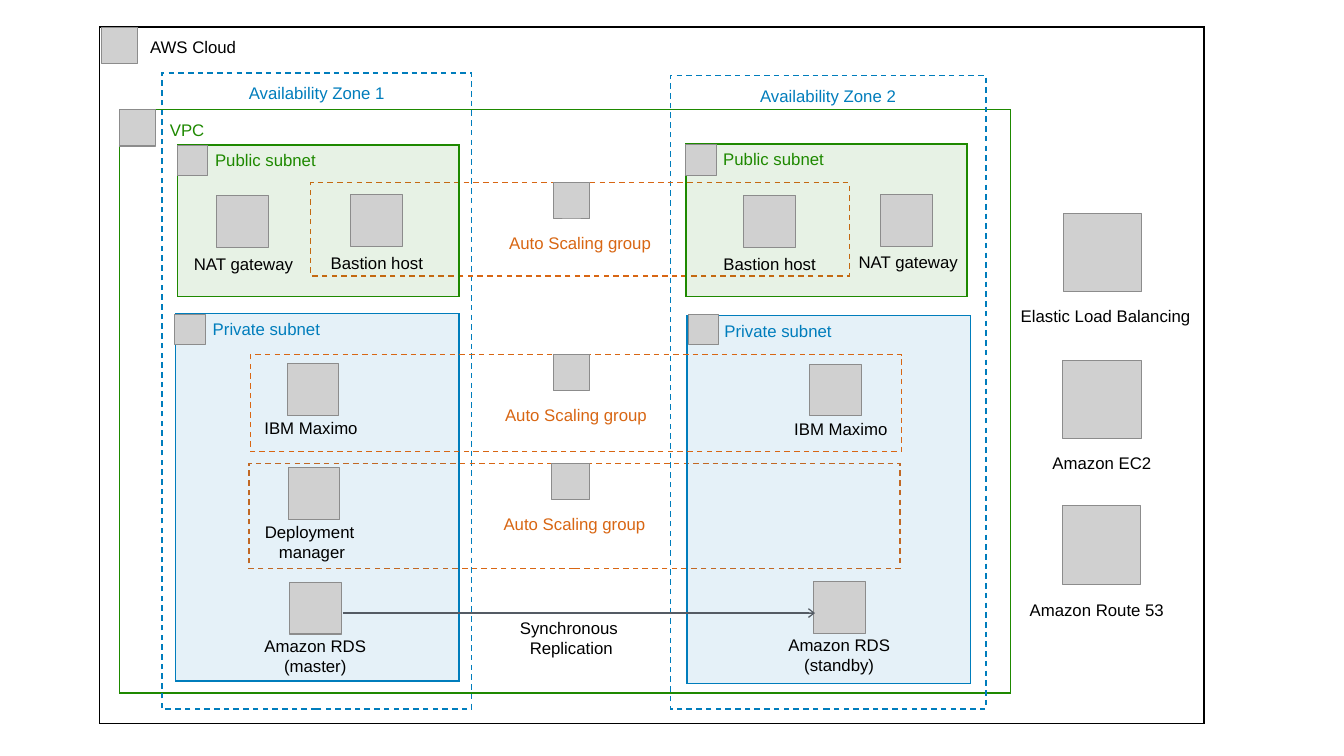
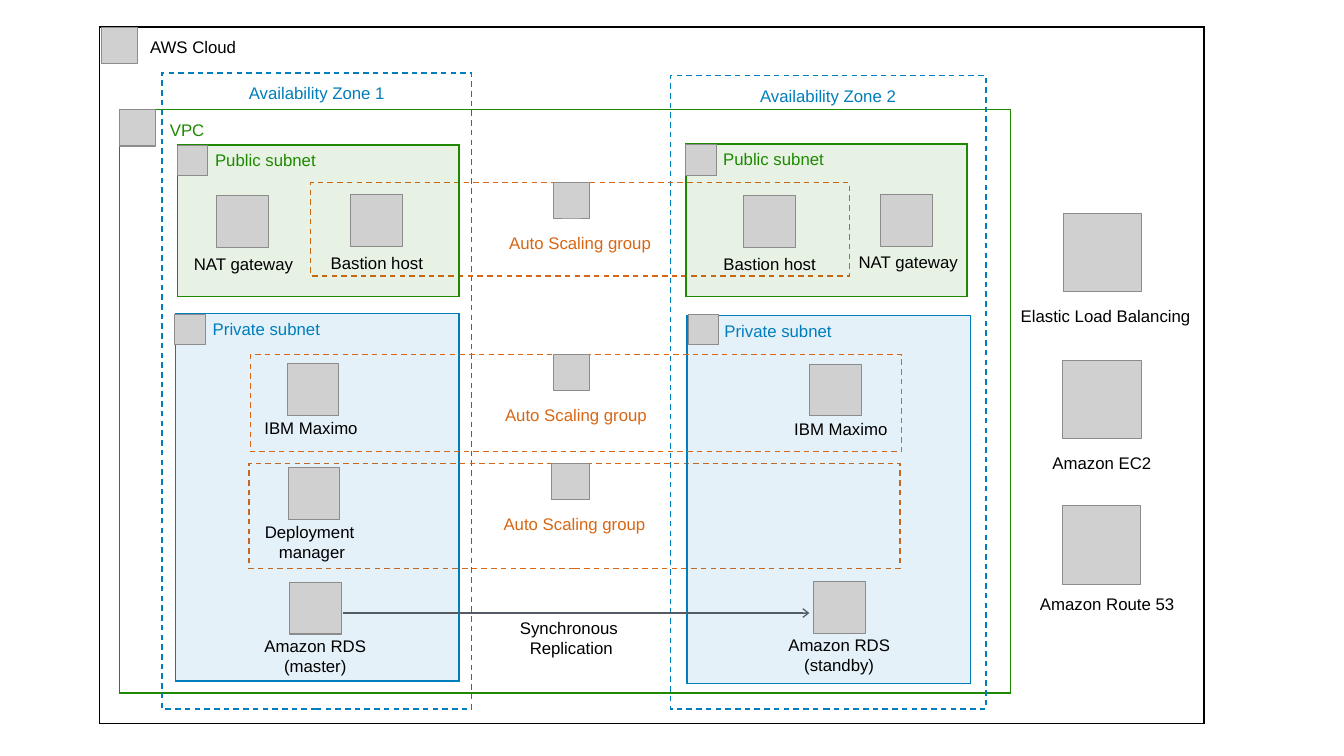
Before and after one commit to kiwicloudmaster/quickstart-ibm-maximo, a slide deck: slide 1 of docs/images/maximo-architecture-diagram.pptx. Drawn at 1344x756 pixels with LibreOffice and Linux fonts; fonts in the diff are those of the drawing; grey boxes stand for pictures. Boxes give left, top, right and bottom in pixels: in the first picture for what was removed or moved away, otherwise in the second. Text is boxed around its words. In the diff, an @@ line names an element or a change of style, - is before the commit and + after.

```diff
--- a/docs/images/maximo-architecture-diagram.pptx
+++ b/docs/images/maximo-architecture-diagram.pptx
@@ text "Amazon Route 53": place and size @@
-text "Amazon Route 53" at [1030, 604, 1164, 616]
+text "Amazon Route 53" at [1040, 598, 1175, 610]
@@ arrow moved from (343, 613) - (816, 613) to (343, 613) - (810, 613) @@
```
Also in this commit, not shown: 1 other file.
